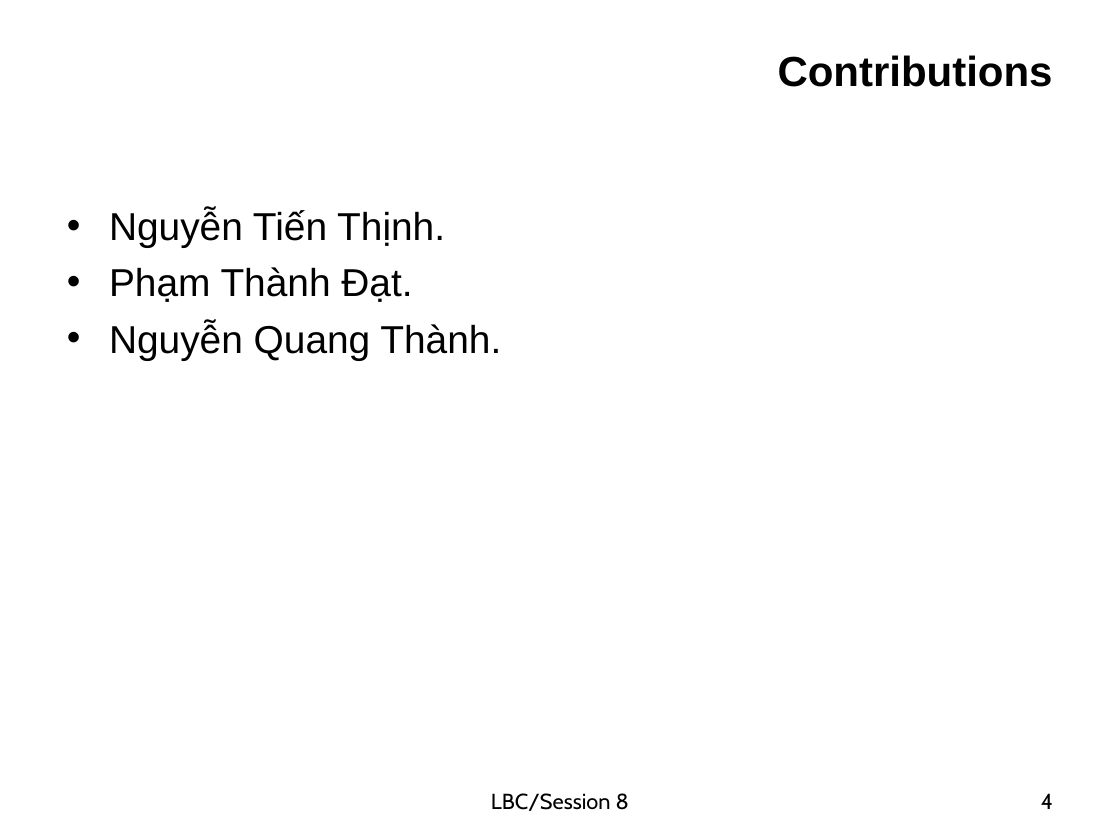
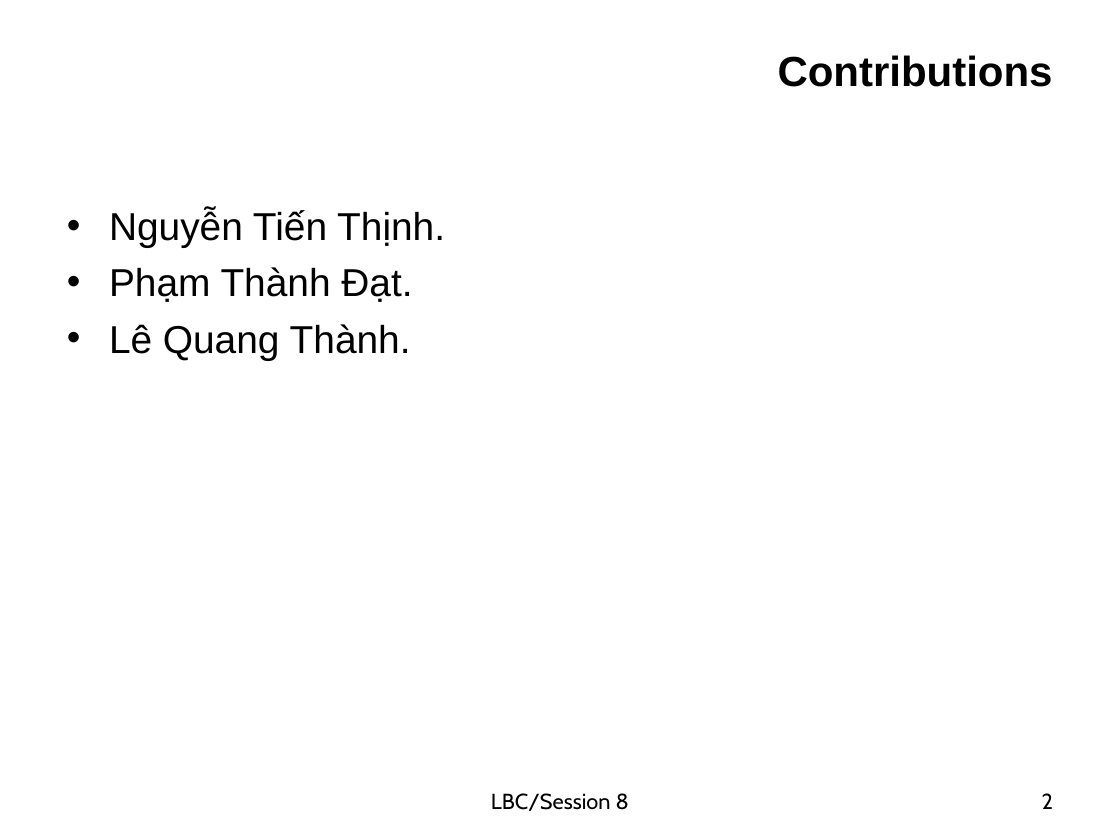
Before and after one commit to mrtienthinh/T1804E-Project-Laravel, a slide deck: slide 2 of Report/Slide.ppt (slide 4 before the commit). Drawn at 1120x840 pixels with LibreOffice and Linux fonts; fonts in the diff are those of the drawing; background and template pictures are left out. Boxes give left, top, right and bottom in pixels: in the first picture for what was removed or moved away, otherwise in the second. Text is boxed around its words. In the diff, an @@ line names an element or a change of style, - is before the commit and + after.

Commit message:
Update slide

```diff
--- a/Report/Slide.ppt
+++ b/Report/Slide.ppt
@@ text at (109,324,411,360): text changed @@
-• Nguyễn Quang Thành.
+• Lê Quang Thành.
@@ page number at (1042,793,1053,809): text changed @@
-4
+2
```
Also in this commit, not shown: 2 other slides changed, 2 slides added, 2 other files.
